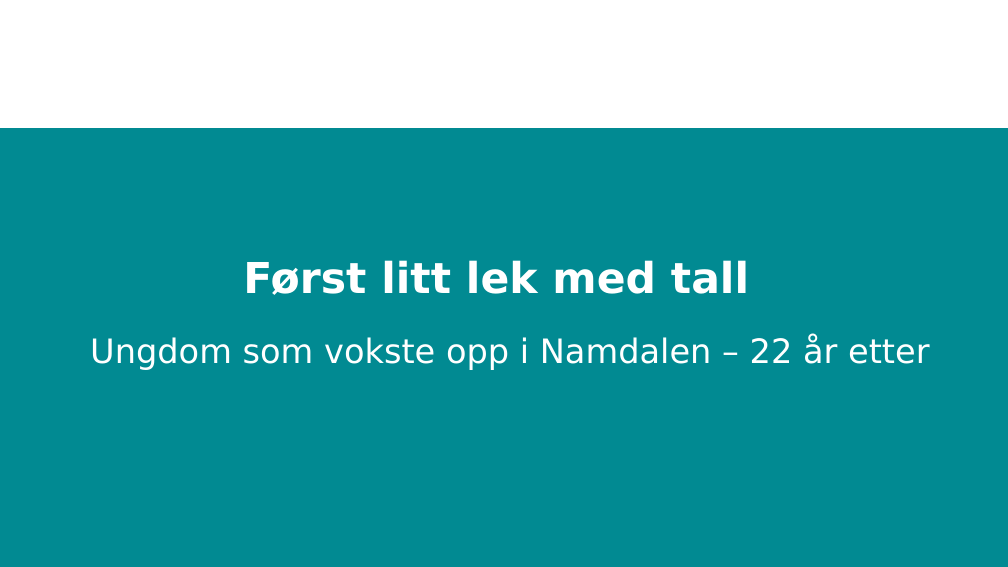
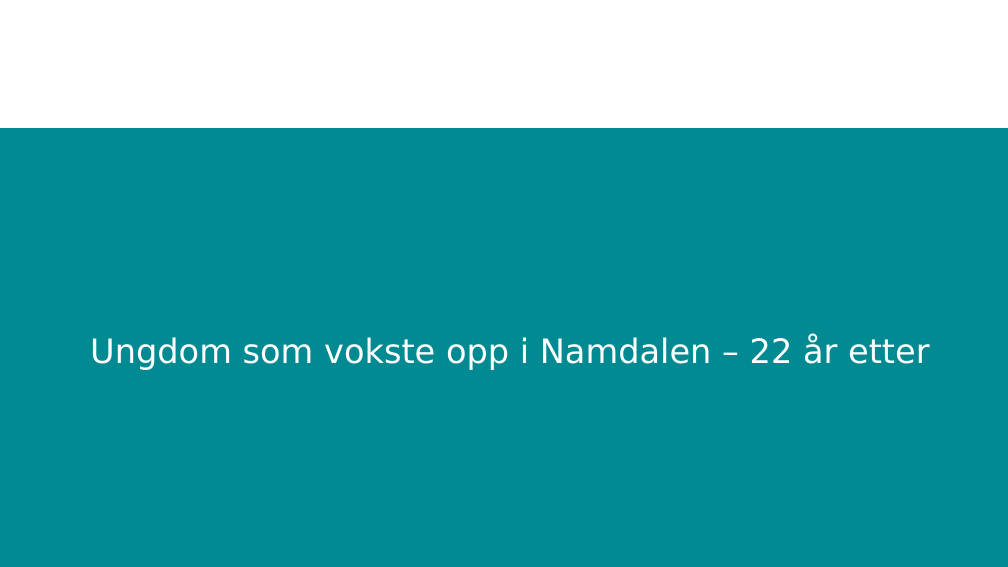
Before and after one commit to JOSliper/Microdata-skript, a slide deck: slide 1 of Hvordan gikk det med ungdom som vokste opp i Trøndelag ved årtusenskiftet/ppt/Namdalen.pptx. Drawn at 1008x567 pixels with LibreOffice and Linux fonts; fonts in the diff are those of the drawing; background and template pictures are left out. Boxes give left, top, right and bottom in pixels: in the first picture for what was removed or moved away, otherwise in the second. Text is boxed around its words. In the diff, an @@ line names an element or a change of style, - is before the commit and + after.

```diff
--- a/Hvordan gikk det med ungdom som vokste opp i Trøndelag ved årtusenskiftet/ppt/Namdalen.pptx
+++ b/Hvordan gikk det med ungdom som vokste opp i Trøndelag ved årtusenskiftet/ppt/Namdalen.pptx
@@ title removed at (243,260,749,295) @@
-Først litt lek med tall
```
Also in this commit, not shown: 1 other file.
